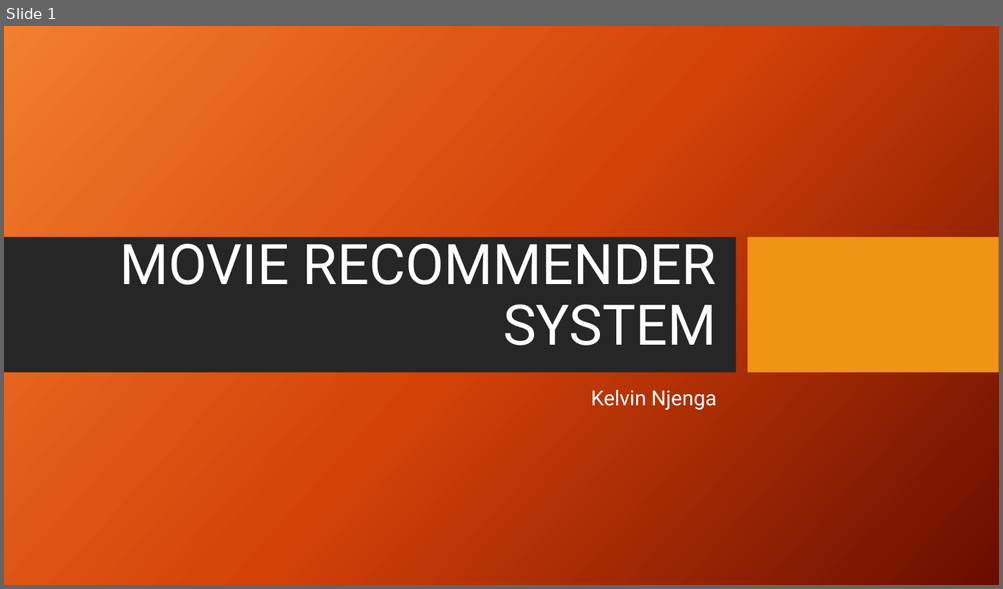
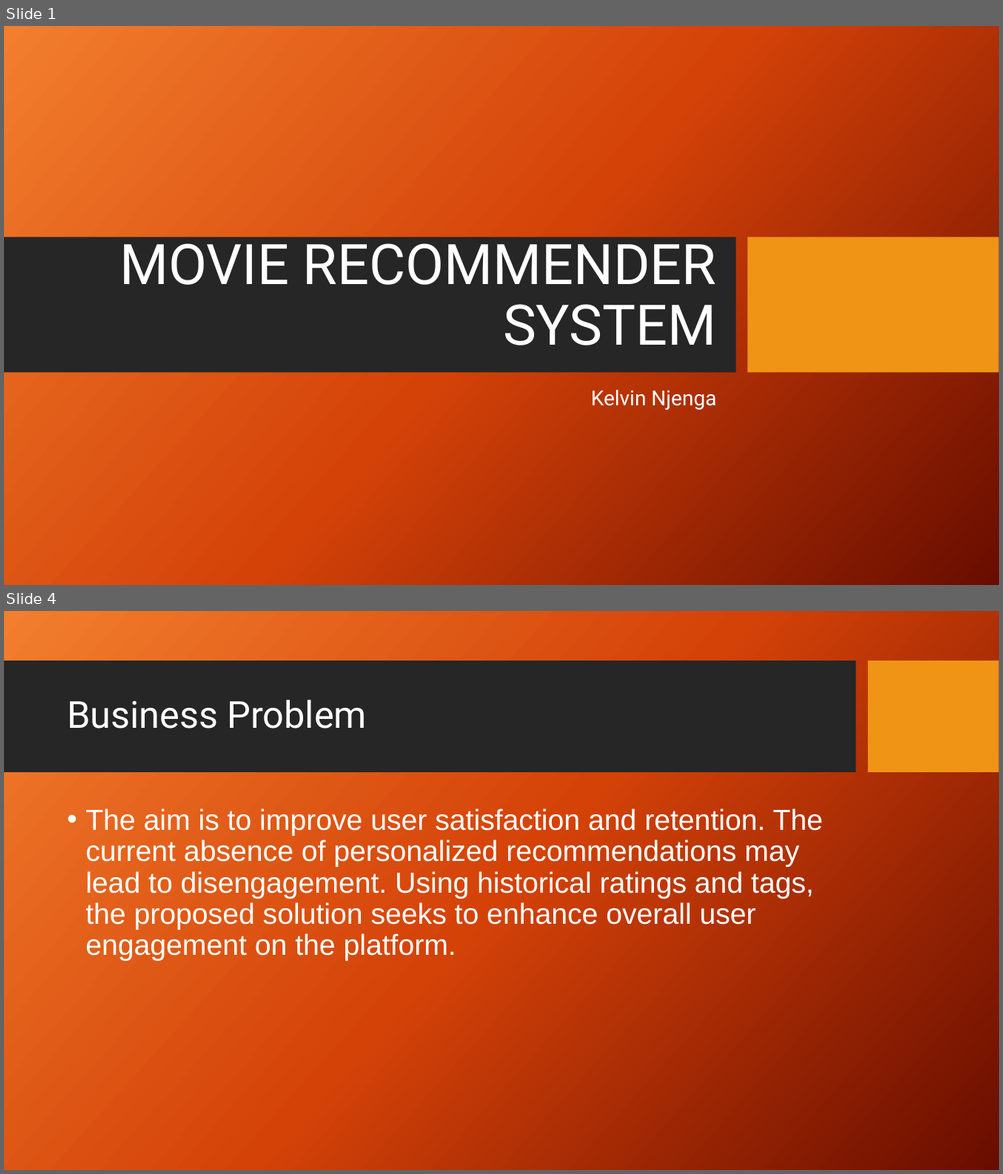
Before and after one commit to djdrjeff/Phase_4_Project, a slide deck: Presentation1.pptx. Shown one above the other, each under a label of ours: slide 1 before the commit, slides 1 and 4 after it; the slides between them are not shown. The pictures are 1003x589 and 1003x1174 pixels, drawn with LibreOffice and Linux fonts; fonts in the diff are those of the drawing; background and template pictures are left out. Boxes give left, top, right and bottom in pixels: in the first picture for what was removed or moved away, otherwise in the second. Text is boxed around its words. In the diff, an @@ line names an element or a change of style, - is before the commit and + after.

```diff
--- a/Presentation1.pptx
+++ b/Presentation1.pptx
@@ slide 4 added at <box>4,611,999,1170</box>, background picture (left out) @@
@@ rectangle added at <box>4,661,855,773</box>, fill #262626 @@
@@ rectangle added at <box>868,661,999,773</box>, fill #F09415 @@
@@ title added at <box>67,700,367,729</box>, 36 pt, text #FFFFFF @@
+Business Problem
@@ text added at <box>85,809,822,961</box>, 28 pt, text #FFFFFF @@
+• The aim is to improve user satisfaction and retention. The current absence of personalized recommendations may lead to disengagement. Using historical ratings and tags, the proposed solution seeks to enhance overall user engagement on the platform.
```
Also in this commit, not shown: 1 slide changed, 3 other slides added.
